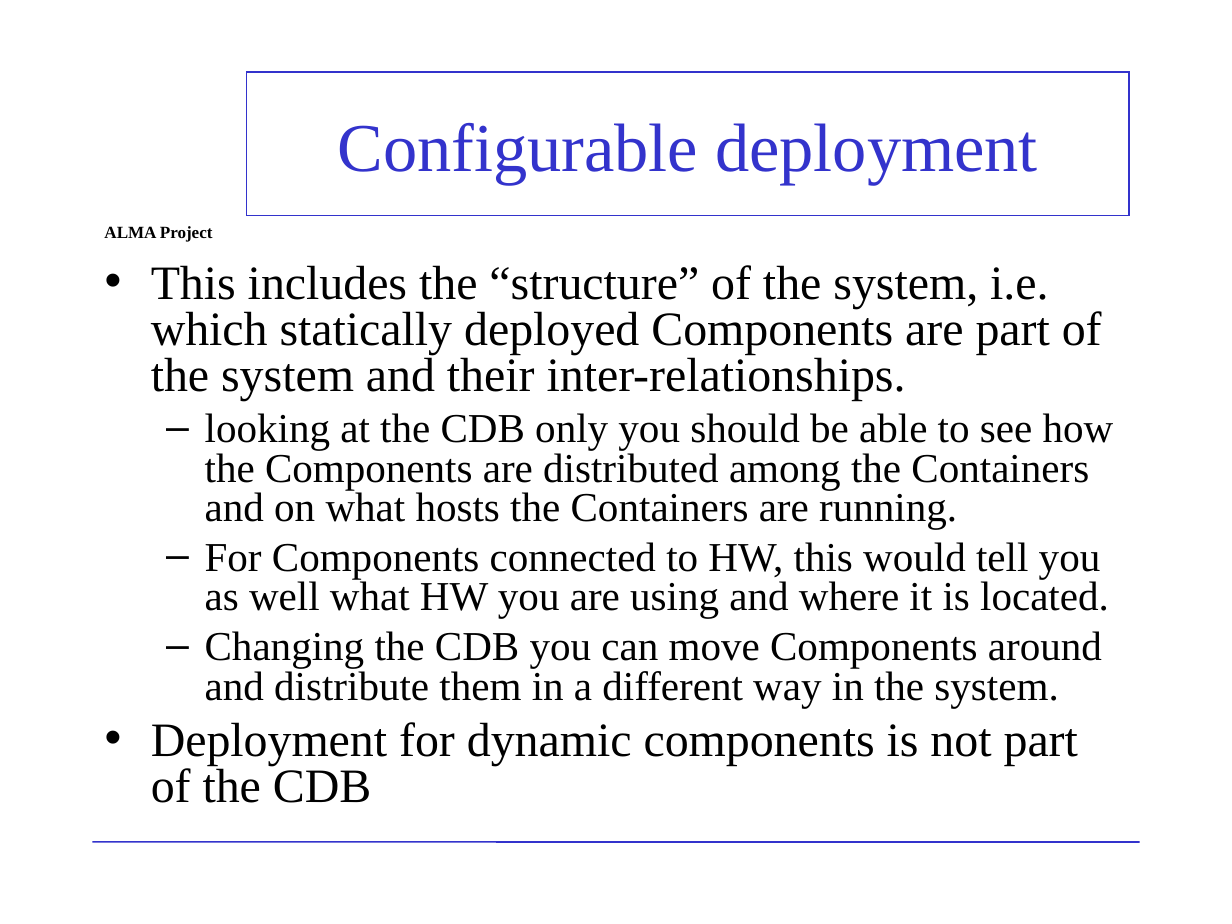
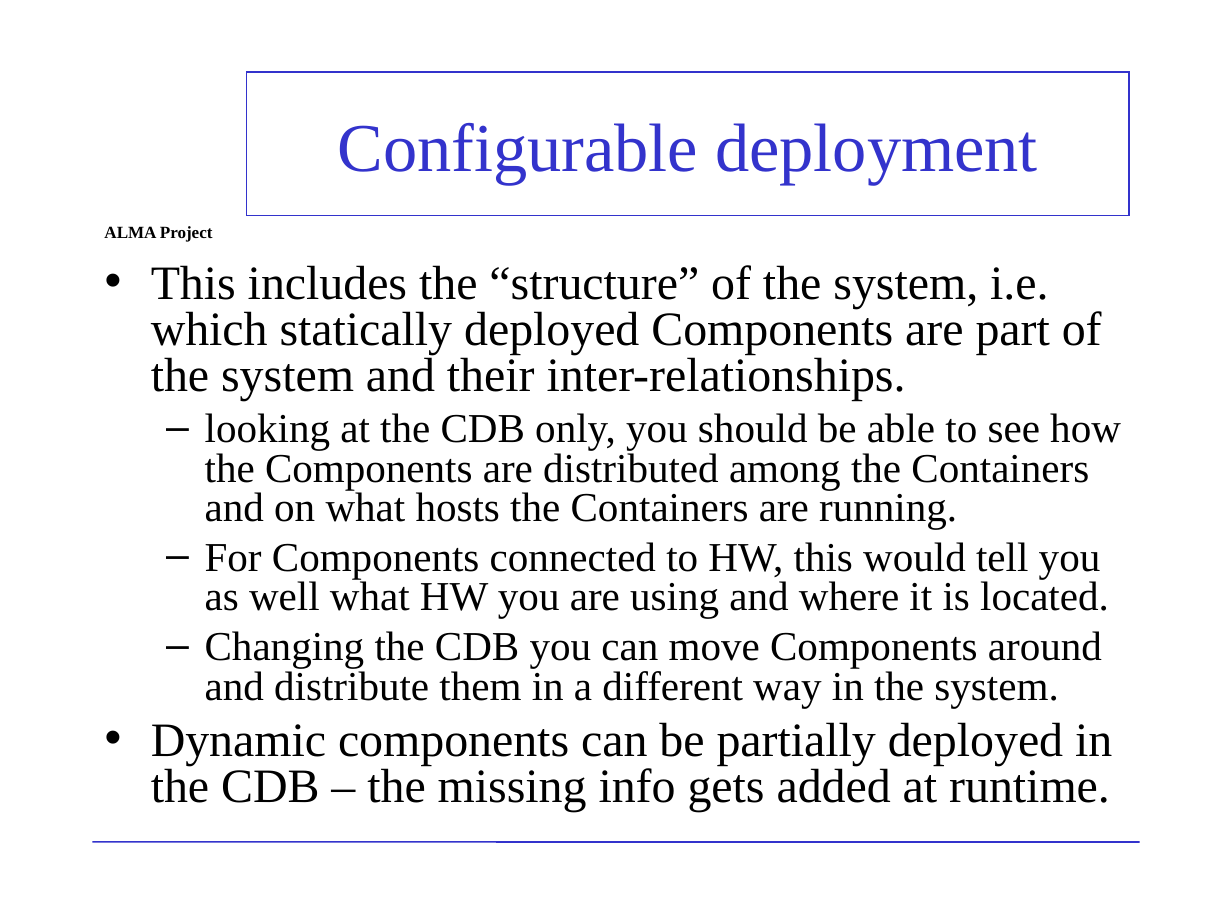
Before and after one commit to ACS-Community/ACS, a slide deck: slide 3 of Documents/ACS-Course/ACSCourse-CDB-Short.ppt. Drawn at 1232x924 pixels with LibreOffice and Linux fonts; fonts in the diff are those of the drawing; background and template pictures are left out. Boxes give left, top, right and bottom in pixels: in the first picture for what was removed or moved away, otherwise in the second. Text is boxed around its words. In the diff, an @@ line names an element or a change of style, - is before the commit and + after.

Commit message:
partially updated

```diff
--- a/Documents/ACS-Course/ACSCourse-CDB-Short.ppt
+++ b/Documents/ACS-Course/ACSCourse-CDB-Short.ppt
@@ text at <box>205,413,1121,529</box>: text changed @@
-  – looking at the CDB only you should be able to see how the Components are distributed among the Containers and on what hosts the Containers are running.
+  – looking at the CDB only, you should be able to see how the Components are distributed among the Containers and on what hosts the Containers are running.
@@ text at <box>151,722,1112,812</box>: text changed @@
-• Deployment for dynamic components is not part of the CDB
+• Dynamic components can be partially deployed in the CDB – the missing info gets added at runtime.
```
Also in this commit, not shown: 3 other slides changed, 1 slide added.
